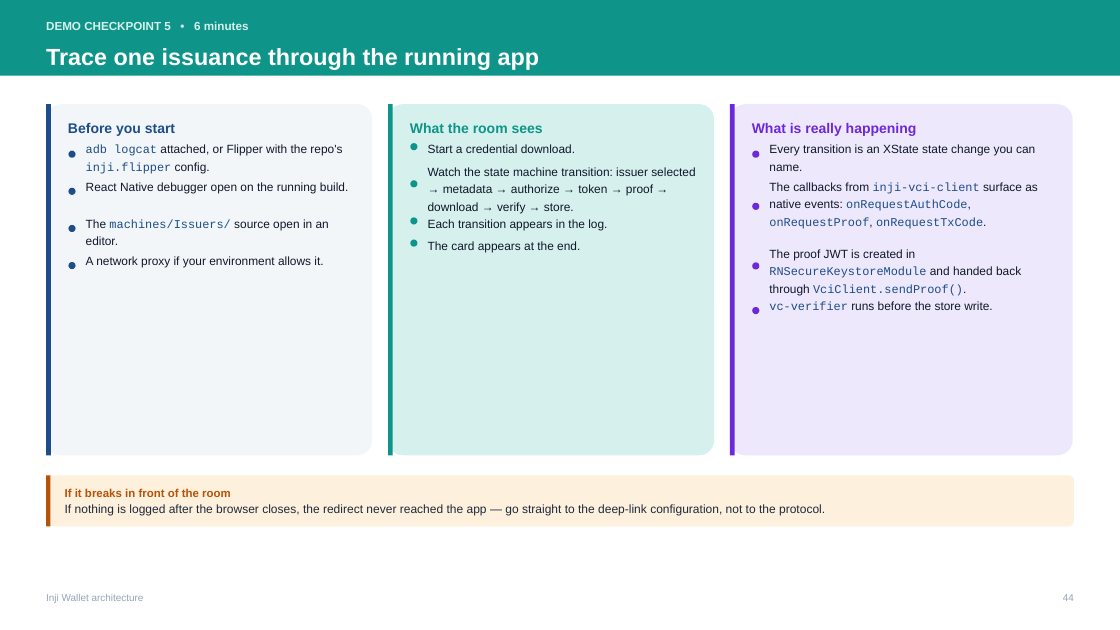
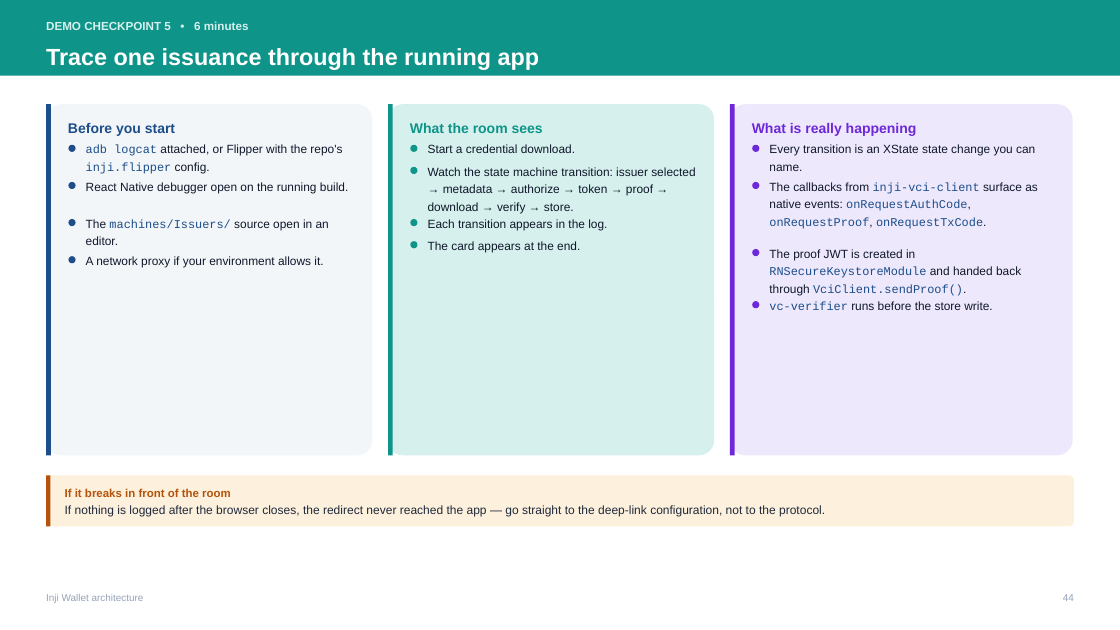
Before and after one commit to abhip2565/abhip2565, a slide deck: slide 44 of inji-training-deck/Inji-Wallet-and-Inji-Web-Technical-Enablement-Brazil.pptx. Drawn at 1120x630 pixels with LibreOffice and Linux fonts; fonts in the diff are those of the drawing. Boxes give left, top, right and bottom in pixels: in the first picture for what was removed or moved away, otherwise in the second. Text is boxed around its words. In the diff, an @@ line names an element or a change of style, - is before the commit and + after.

```diff
--- a/inji-training-deck/Inji-Wallet-and-Inji-Web-Technical-Enablement-Brazil.pptx
+++ b/inji-training-deck/Inji-Wallet-and-Inji-Web-Technical-Enablement-Brazil.pptx
@@ 6 ellipses: place and size @@
-6 ellipses at bbox=[68, 150, 760, 314]
+6 ellipses at bbox=[68, 145, 760, 309]
@@ ellipse: place and size @@
-ellipse at bbox=[410, 181, 418, 188]
+ellipse at bbox=[410, 167, 418, 175]
@@ ellipse: place and size @@
-ellipse at bbox=[753, 202, 760, 210]
+ellipse at bbox=[753, 182, 760, 190]
@@ ellipse: place and size @@
-ellipse at bbox=[753, 262, 760, 270]
+ellipse at bbox=[753, 249, 760, 256]
```
Also in this commit, not shown: 34 other slides changed, 7 other files.
